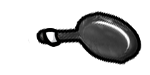
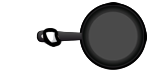
Layered file, before and after one edit (150 × 75). Changes by layer:
renamed "Ebene 0" to "Hand", painted on it over [28, 13, 102, 47]
added layer "Pan" above "Shadow" over [36, 5, 144, 68]
added layer "Shadow" above "Ebene 1" over [36, 2, 147, 70]
hid "Ebene 1", painted on it over [28, 2, 147, 70]
